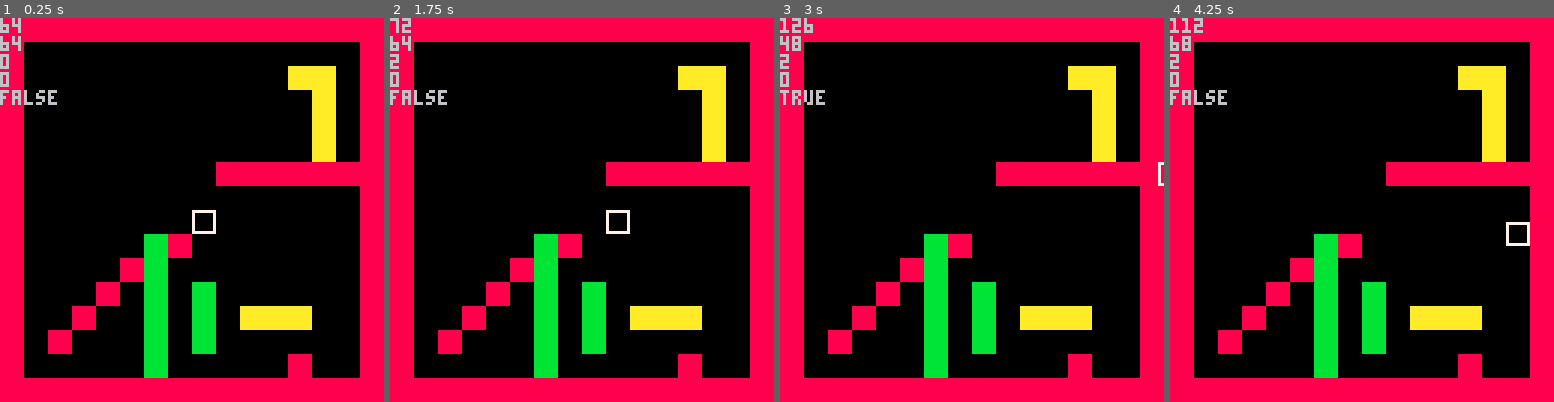
Above: before the commit, frames 1-4 (left to right).
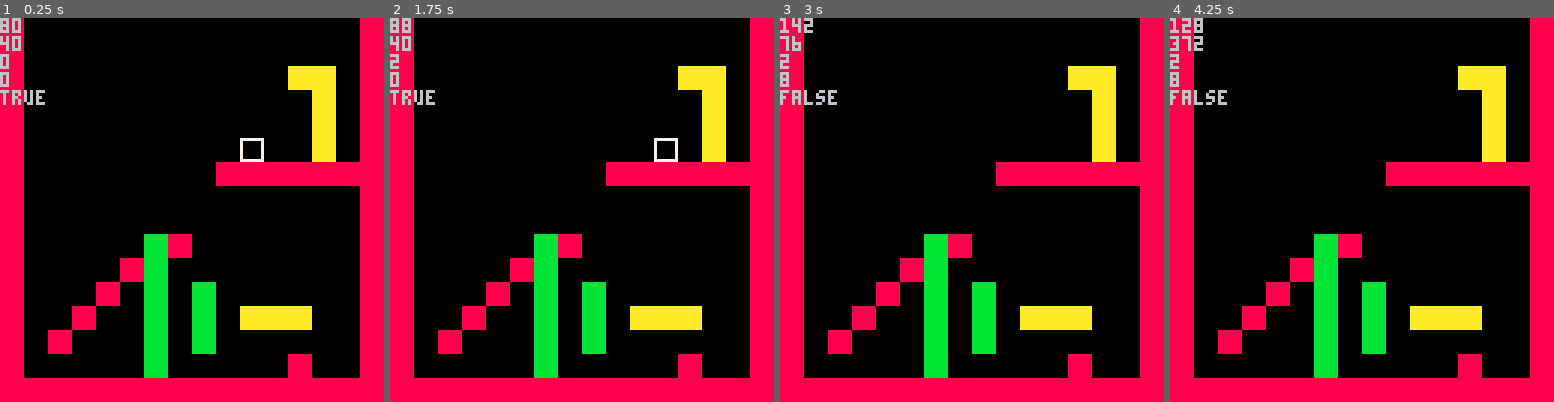
Above: after the commit, the same moments.

Repository: mRamiroGonzalez/pico8-platformer-engine-dd
Game: PICO-8 cartridge engine.p8
Same seed, same stepped clock (60 frames per second), same inputs: the game is played once before the commit and once after it.
Inputs:
- Up to frame 1 (0.25 s): no input
- Up to frame 2 (1.75 s): hold Right from 1.6 s (still down)
- Up to frame 3 (3 s): release Right at 2.1 s; hold Up 2.15-2.42 s; hold Right from 2.47 s (still down)
- Up to frame 4 (4.25 s): release Right at 3.03 s; hold Left 3.08-3.58 s; hold Down 3.63-3.97 s; hold Right from 4.02 s (still down)

The runs differ from the first frame. In frame 1, 6.1% of the frame differs, in the area x 0-94%, y 0-57%; in frame 2, 6.1%; in frame 3, 5.7%; in frame 4, 5.7%.

Commit message:
gravity affects the player, can walk on solid land

Diff:
--- a/engine.p8
+++ b/engine.p8
@@ -2,6 +2,10 @@
 version 8
 __lua__
 
+function constants_init()
+gravity = 2
+max_falling_speed = 8 // "More than 8 is not recommended"
+end
 function up_pressed() return btn(2) end
 function down_pressed() return btn(3) end
 function left_pressed() return btn(0) end
@@ -26,42 +30,52 @@
 end
 function player_init()
 p = {
-x = 64,
-y = 64,
+x = 80,
+y = 40,
 dx = 0,
 dy = 0,
 }
 end
 
 function player_update_position()
-p.dy = 0
+update_from_keys_pressed()
+update_gravity()
+end
+
+function player_draw()
+spr(0, p.x, p.y, 1, 1)
+end
+
+function update_from_keys_pressed()
 p.dx = 0
-
-update_from_keys_pressed()
-
+if up_pressed() then
+p.dy = -2
+end
+if left_pressed() then
+p.dx = -2
+end
+if right_pressed() then
+p.dx = 2
+end
 p.x += p.dx
 p.y += p.dy
 end
 
-function player_draw()
-spr(0,p.x, p.y,1,1)
-end
-
-function update_from_keys_pressed()
-if up_pressed() then
-p.dy = -2
-end
-if down_pressed() then
-p.dy = 2
-end
-if left_pressed() then
-p.dx = -2
-end
-if right_pressed() then
-p.dx = 2
+function update_gravity()
+if get_block_below(p, 0) then
+if (p.dy > 0) then
+p.dy = 0
+p.y = flr(flr(p.y)/8)*8
+end
+else
+p.dy += gravity
+if p.dy >= max_falling_speed then
+p.dy = max_falling_speed
+end
 end
 end
 function _init()
+constants_init()
 player_init()
 end
 
@@ -209,7 +223,7 @@
 0001020400000000000000000000000000000000000000000000000000000000000000000000000000000000000000000000000000000000000000000000000000000000000000000000000000000000000000000000000000000000000000000000000000000000000000000000000000000000000000000000000000000000
 0000000000000000000000000000000000000000000000000000000000000000000000000000000000000000000000000000000000000000000000000000000000000000000000000000000000000000000000000000000000000000000000000000000000000000000000000000000000000000000000000000000000000000
 __map__
-0101010101010101010101010101010100000000000000000000000000000000000000000000000000000000000000000000000000000000000000000000000000000000000000000000000000000000000000000000000000000000000000000000000000000000000000000000000000000000000000000000000000000000
+0105050505050505050505050505050100000000000000000000000000000000000000000000000000000000000000000000000000000000000000000000000000000000000000000000000000000000000000000000000000000000000000000000000000000000000000000000000000000000000000000000000000000000
 0105050505050505050505050505050100000000000000000000000000000000000000000000000000000000000000000000000000000000000000000000000000000000000000000000000000000000000000000000000000000000000000000000000000000000000000000000000000000000000000000000000000000000
 0105050505050505050505050202050100000000000000000000000000000000000000000000000000000000000000000000000000000000000000000000000000000000000000000000000000000000000000000000000000000000000000000000000000000000000000000000000000000000000000000000000000000000
 0105050505050505050505050502050100000000000000000000000000000000000000000000000000000000000000000000000000000000000000000000000000000000000000000000000000000000000000000000000000000000000000000000000000000000000000000000000000000000000000000000000000000000
--- a/src/player.lua
+++ b/src/player.lua
@@ -1,32 +1,25 @@
 function player_init()
  p = {
-  x = 64,
-  y = 64,
+  x = 80,
+  y = 40,
   dx = 0,
   dy = 0,
  }
 end
 
 function player_update_position()
- p.dy = 0
- p.dx = 0
-
  update_from_keys_pressed()
-
- p.x += p.dx
- p.y += p.dy
+ update_gravity()
 end
 
 function player_draw()
- spr(0,p.x, p.y,1,1)
+ spr(0, p.x, p.y, 1, 1)
 end
 
 function update_from_keys_pressed()
+ p.dx = 0
  if up_pressed() then
   p.dy = -2
- end
- if down_pressed() then
-  p.dy = 2
  end
  if left_pressed() then
   p.dx = -2
@@ -34,4 +27,20 @@
  if right_pressed() then
   p.dx = 2
  end
+ p.x += p.dx
+ p.y += p.dy
 end
+
+function update_gravity()
+ if get_block_below(p, 0) then
+  if (p.dy > 0) then
+   p.dy = 0
+   p.y = flr(flr(p.y)/8)*8
+  end
+ else
+  p.dy += gravity
+  if p.dy >= max_falling_speed then
+   p.dy = max_falling_speed
+  end
+ end
+end
Not shown, changed: README.md
